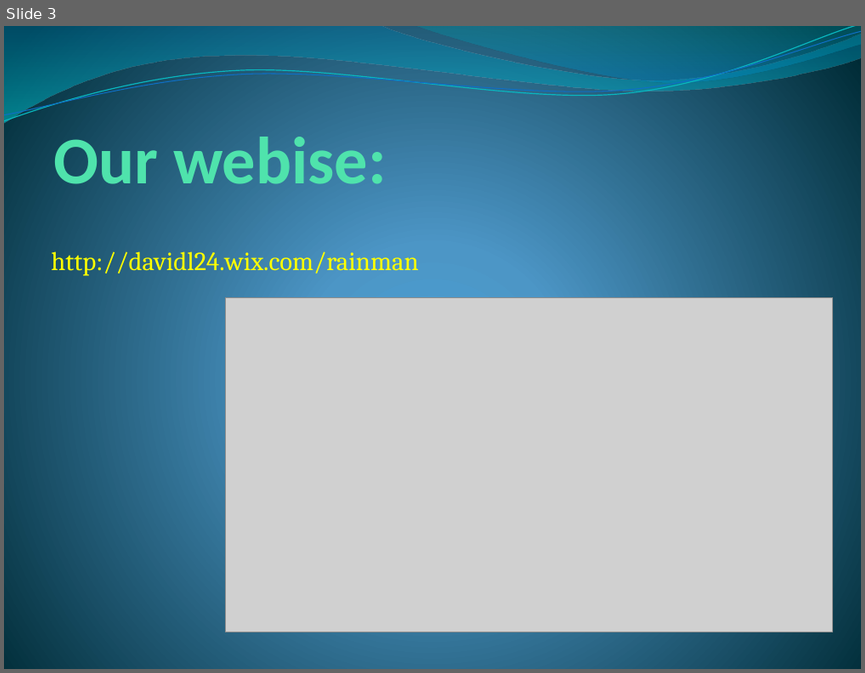
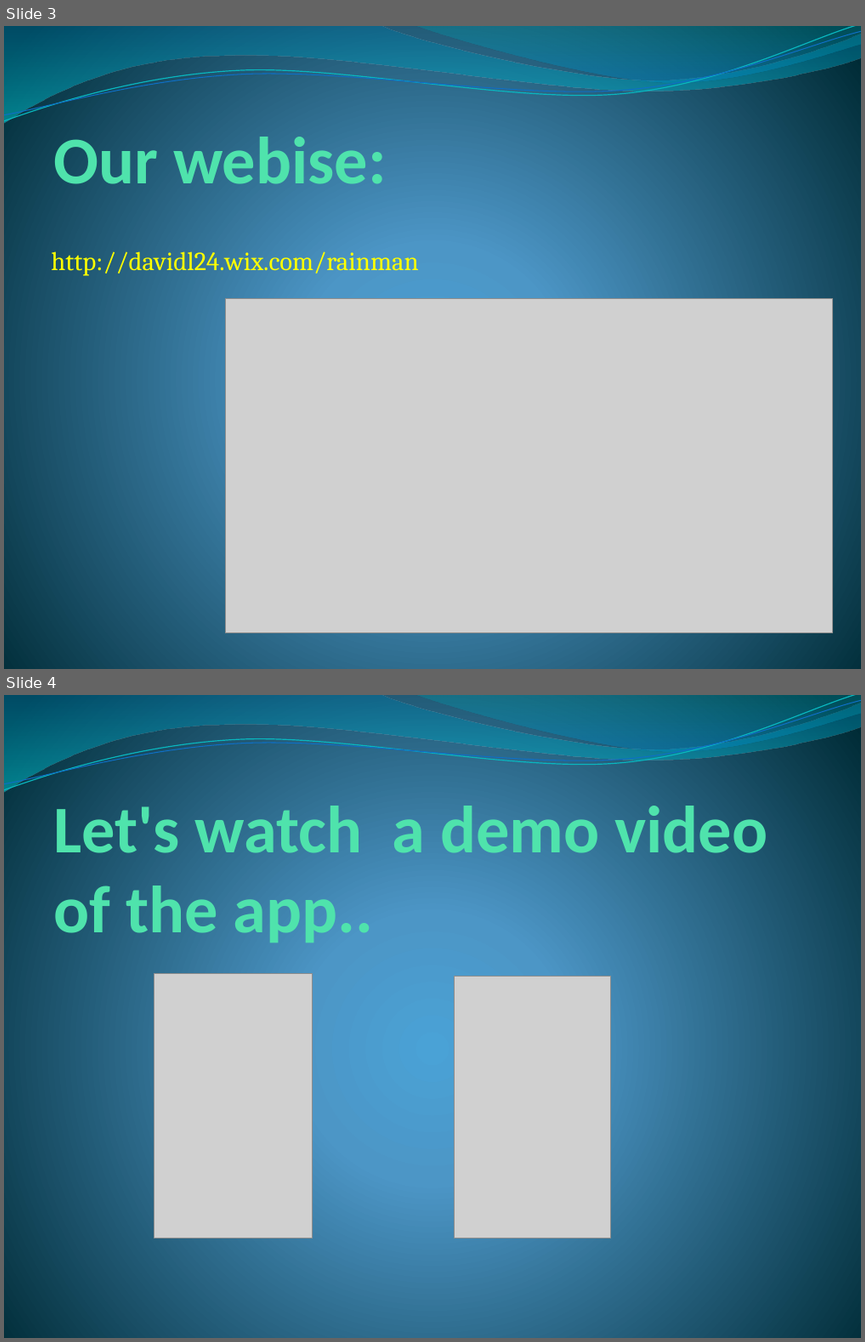
Before and after one commit to DLif/Rain_app, a slide deck: Rain Man.pptx. Shown one above the other, each under a label of ours: slide 3 before the commit, slides 3 and 4 after it. The pictures are 865x673 and 865x1342 pixels, drawn with LibreOffice and Linux fonts; fonts in the diff are those of the drawing; grey boxes stand for pictures. Boxes give left, top, right and bottom in pixels: in the first picture for what was removed or moved away, otherwise in the second. Text is boxed around its words. In the diff, an @@ line names an element or a change of style, - is before the commit and + after.

```diff
--- a/Rain Man.pptx
+++ b/Rain Man.pptx
@@ slide 4 added at bbox=[4, 695, 861, 1338], background gradient #4AA0D6 to #4C98C7 to #002C38; not listed: 4 template elements that a slide beside it also shows @@
@@ title added at bbox=[53, 805, 767, 942], 56 pt, text #50E3AC, bold @@
+Let's watch a demo video of the app..
@@ picture added at bbox=[154, 974, 313, 1237] @@
@@ picture added at bbox=[454, 976, 611, 1238] @@
```
Also in this commit, not shown: 4 slides changed, 4 other slides added, 2 slides removed.
